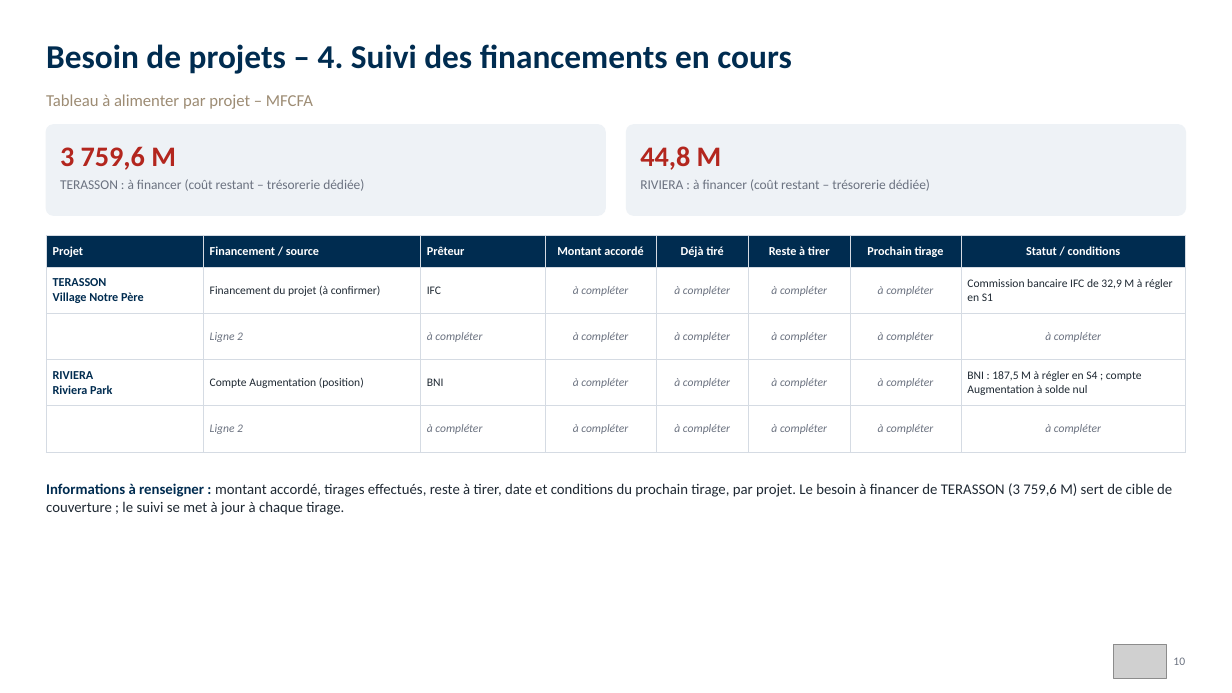
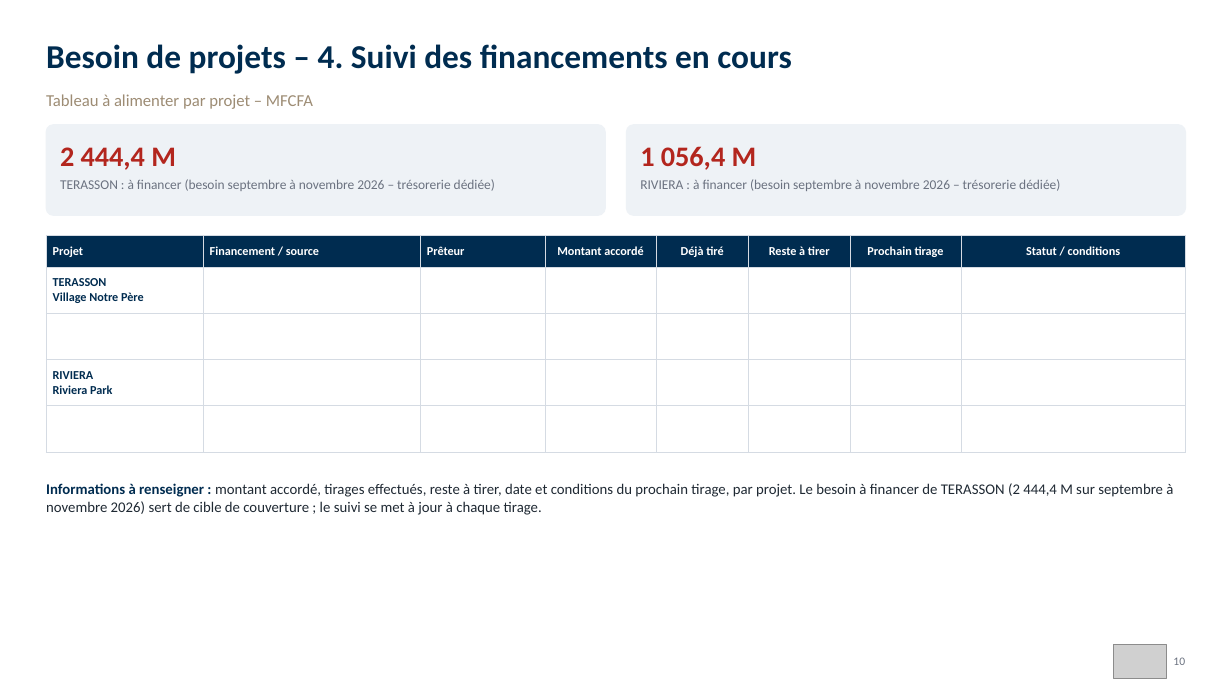
Before and after one commit to angehkouadio/claudeproject, a slide deck: slide 10 of RCI_Besoins_Financement_Fonctionnement_Projets_30-09-2026.pptx. Drawn at 1232x693 pixels with LibreOffice and Linux fonts; fonts in the diff are those of the drawing; grey boxes stand for pictures. Boxes give left, top, right and bottom in pixels: in the first picture for what was removed or moved away, otherwise in the second. Text is boxed around its words. In the diff, an @@ line names an element or a change of style, - is before the commit and + after.

```diff
--- a/RCI_Besoins_Financement_Fonctionnement_Projets_30-09-2026.pptx
+++ b/RCI_Besoins_Financement_Fonctionnement_Projets_30-09-2026.pptx
@@ text at [60, 147, 176, 170]: text changed @@
-3 759,6 M
+2 444,4 M
@@ text at [640, 146, 757, 170]: text changed @@
-44,8 M
+1 056,4 M
@@ text at [60, 179, 495, 191]: text changed @@
-TERASSON : à financer (coût restant – trésorerie dédiée)
+TERASSON : à financer (besoin septembre à novembre 2026 – trésorerie dédiée)
@@ text at [640, 179, 1060, 191]: text changed @@
-RIVIERA : à financer (coût restant – trésorerie dédiée)
+RIVIERA : à financer (besoin septembre à novembre 2026 – trésorerie dédiée)
@@ table at [46, 236, 1186, 398] @@
-row 2: TERASSON / Village Notre Père | Financement du projet (à confirmer) | IFC | à compléter | à compléter | à compléter | à compléter | Commission bancaire IFC de 32,9 M à régler en S1
+row 2: TERASSON / Village Notre Père |  |  |  |  |  |  | 
-row 3:  | Ligne 2 | à compléter | à compléter | à compléter | à compléter | à compléter | à compléter
+row 3:  |  |  |  |  |  |  | 
-row 4: RIVIERA / Riviera Park | Compte Augmentation (position) | BNI | à compléter | à compléter | à compléter | à compléter | BNI : 187,5 M à régler en S4 ; compte Augmentation à solde nul
+row 4: RIVIERA / Riviera Park |  |  |  |  |  |  | 
-row 5:  | Ligne 2 | à compléter | à compléter | à compléter | à compléter | à compléter | à compléter
+row 5:  |  |  |  |  |  |  | 
@@ text at [46, 483, 1173, 515]: text changed @@
-Informations à renseigner : montant accordé, tirages effectués, reste à tirer, date et conditions du prochain tirage, par projet. Le besoin à financer de TERASSON (3 759,6 M) sert de cible de couverture ; le suivi se met à jour à chaque tirage.
+Informations à renseigner : montant accordé, tirages effectués, reste à tirer, date et conditions du prochain tirage, par projet. Le besoin à financer de TERASSON (2 444,4 M sur septembre à novembre 2026) sert de cible de couverture ; le suivi se met à jour à chaque tirage.
```
Also in this commit, not shown: 5 other slides changed, 3 other files.
